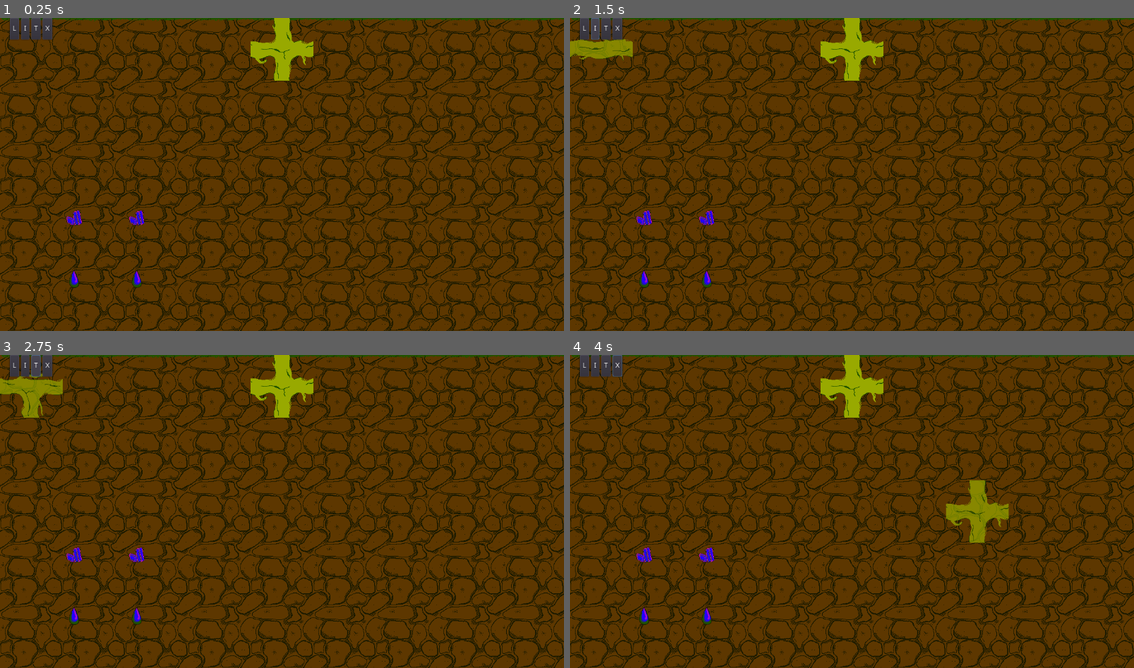
Above: before the commit, frames 1-4 (two rows, left to right).
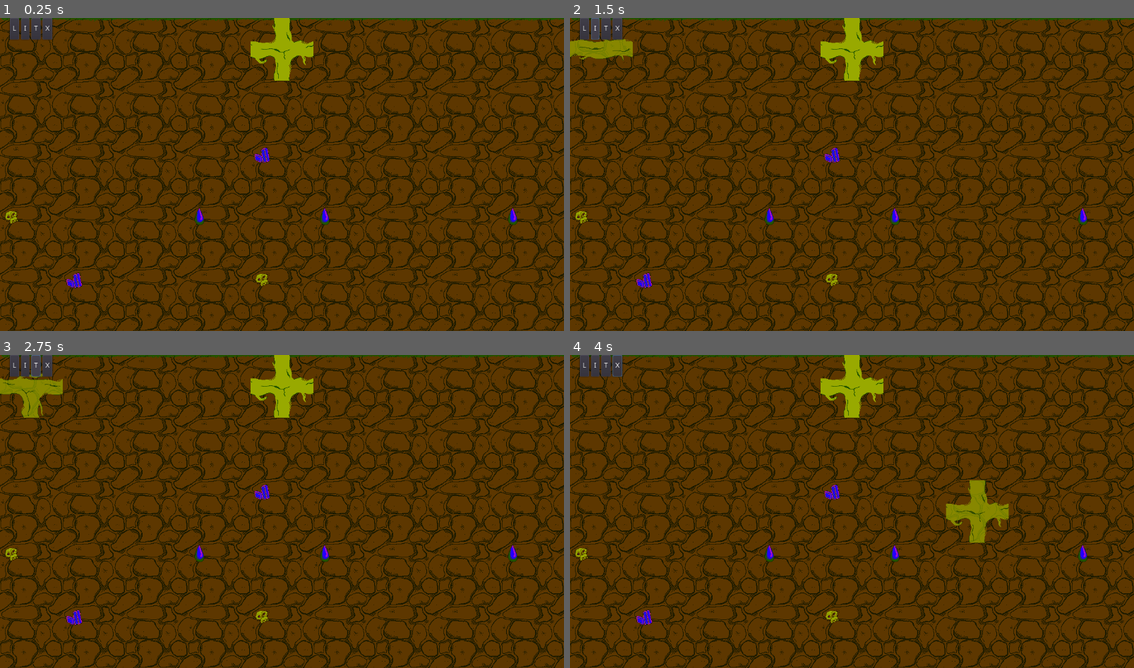
Above: after the commit, the same moments.

Repository: JuhoHeiskanen/fgj2023
Game: Godot game, scene res://RootBuilderScene.tscn
Same seed, same stepped clock (60 frames per second), same inputs: the game is played once before the commit and once after it. This scene is started directly instead of the project's main scene.
Inputs (mouse positions are in pixels of both pictures, inside the frame that each line leads up to):
- Up to frame 1 (0.25 s): no input
- Up to frame 2 (1.5 s): click "L" at 0.5 s; click "I" at 1.25 s
- Up to frame 3 (2.75 s): click "T" at 2 s
- Up to frame 4 (4 s): click "X" at 2.75 s; move the mouse to (976, 495) at 3.52 s; press the mouse at (976, 495) at 3.53 s; hold D (strafe_right) from 3.53 s (still down)

The runs differ from the first frame. In frame 1, 0.8% of the frame differs, in the area x 0-92%, y 41-87%; in frame 2, 0.8%; in frame 3, 0.8%; in frame 4, 0.8%.

Commit message:
Fix bug lmao

Diff:
--- a/Scripts/TileMap.gd
+++ b/Scripts/TileMap.gd
@@ -5,8 +5,8 @@
 const RESOURCE_IRON = 3
 const RESOURCE_WATER = 4
 
-const GENERATION_RANGE_X = 15
-const GENERATION_RANGE_Y = 40
+const GENERATION_RANGE_X = 10
+const GENERATION_RANGE_Y = 15
 
 var RES_TEXTURE_WATER = load("res://Resources/3d_sprites/water.png")
 var RES_TEXTURE_IRON = load("res://Resources/3d_sprites/iron.png")
@@ -17,11 +17,12 @@
 # Called when the node enters the scene tree for the first time.
 func _ready():
 	print("Initializing Tilemap")
+	randomize()
 
 	# Randomly generate resources
-	for _y in range(0, GENERATION_RANGE_X):
+	for _y in range(0, GENERATION_RANGE_Y):
 		var row = []
-		for _x in range(0, GENERATION_RANGE_Y):
+		for _x in range(0, GENERATION_RANGE_X):
 			var res = roll_resource()
 			row.append(res if _y > 1 else RESOURCE_NONE)
 		resource_map.append(row)
@@ -31,7 +32,7 @@
 func spawn_resource_sprites():
 	for y in resource_map.size():
 		var row = resource_map[y]
-		for x in row:
+		for x in row.size():
 			var res = row[x]
 			if res == RESOURCE_NONE:
 				continue
